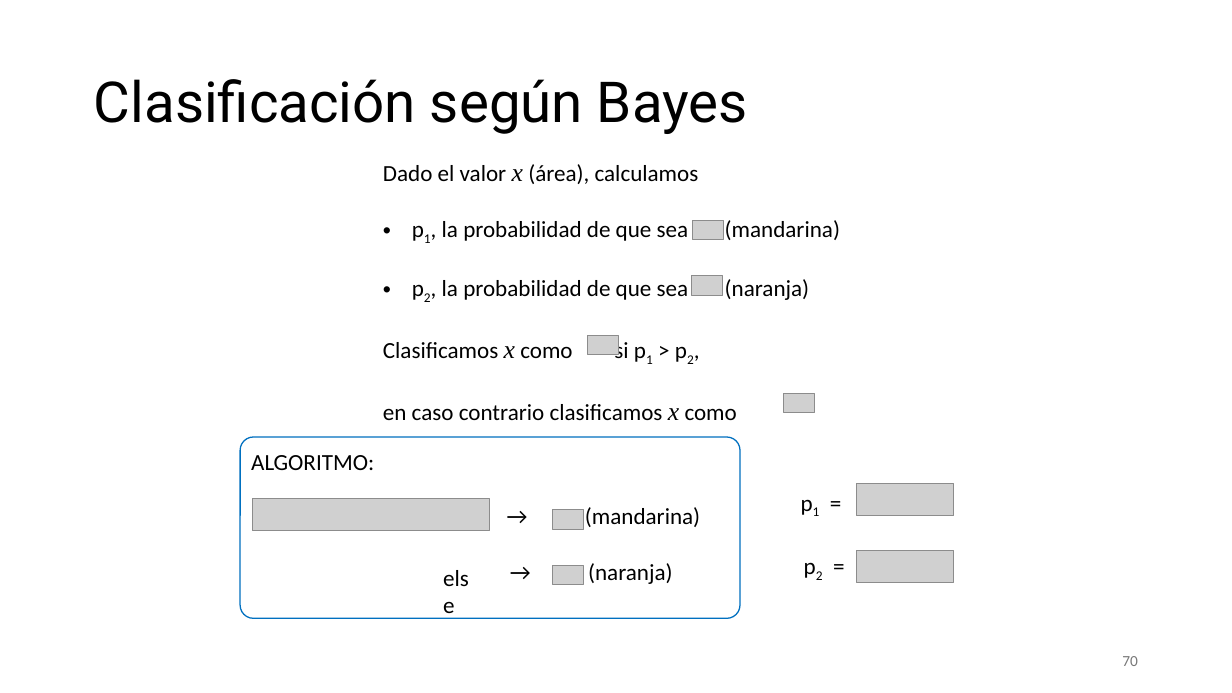
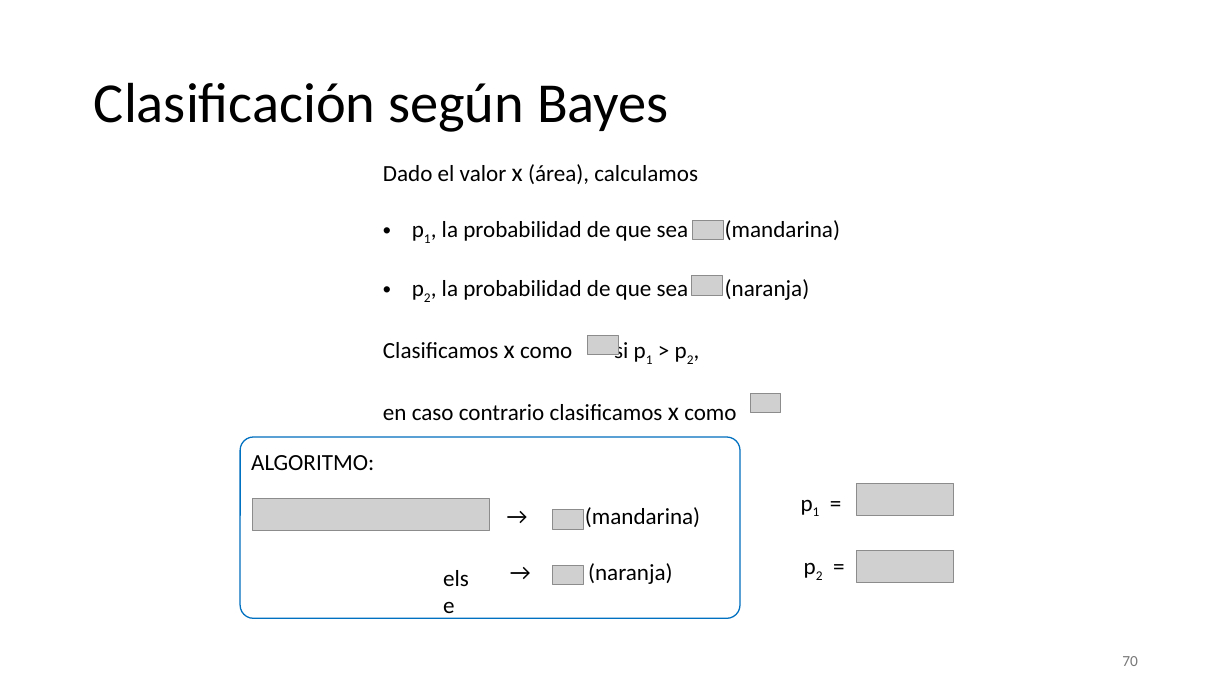
Before and after one commit to domingomery/patrones, a slide deck: slide 70 of clases/Cap04_Clasificacion/presentations/PAT04_ClasificadoresBasicos.pptx. Drawn at 1232x693 pixels with LibreOffice and Linux fonts; fonts in the diff are those of the drawing; grey boxes stand for pictures. Boxes give left, top, right and bottom in pixels: in the first picture for what was removed or moved away, otherwise in the second. Text is boxed around its words. In the diff, an @@ line names an element or a change of style, - is before the commit and + after.

```diff
--- a/clases/Cap04_Clasificacion/presentations/PAT04_ClasificadoresBasicos.pptx
+++ b/clases/Cap04_Clasificacion/presentations/PAT04_ClasificadoresBasicos.pptx
@@ title "Clasificación según Bayes" at (94, 82, 669, 132): font Roboto to Calibri @@
@@ text at (383, 164, 736, 420): font Times New Roman to Calibri, italic off in "x", "x", "x" @@
@@ picture: place and size @@
-picture at (784, 394, 814, 413)
+picture at (750, 394, 781, 413)
```
Also in this commit, not shown: 11 other slides changed, 8 other files.
